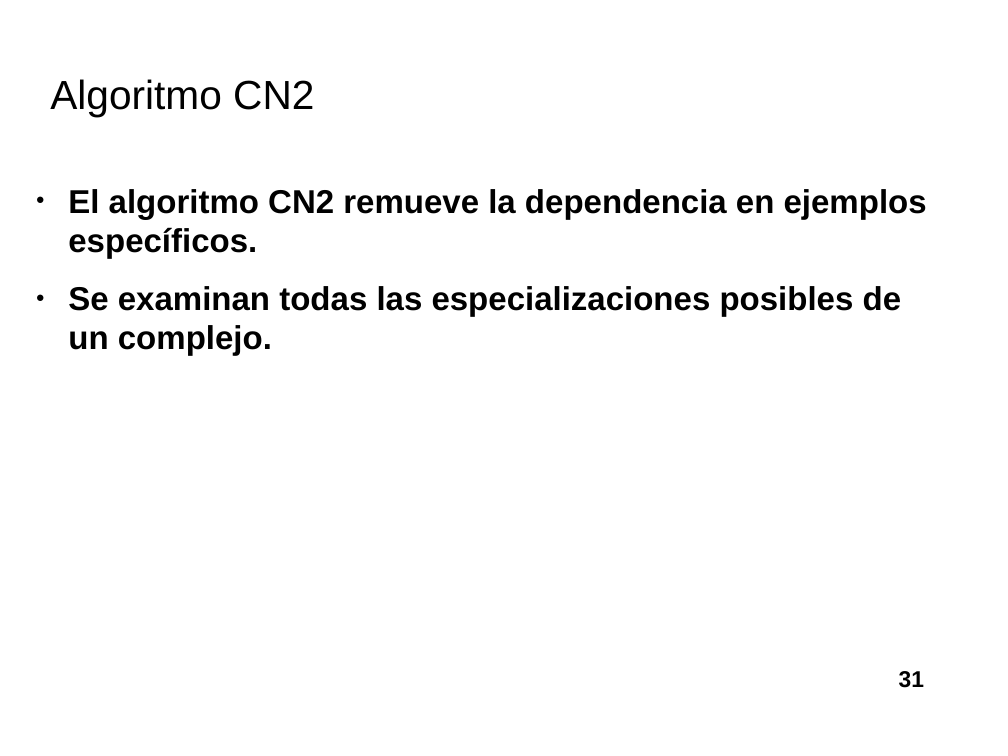
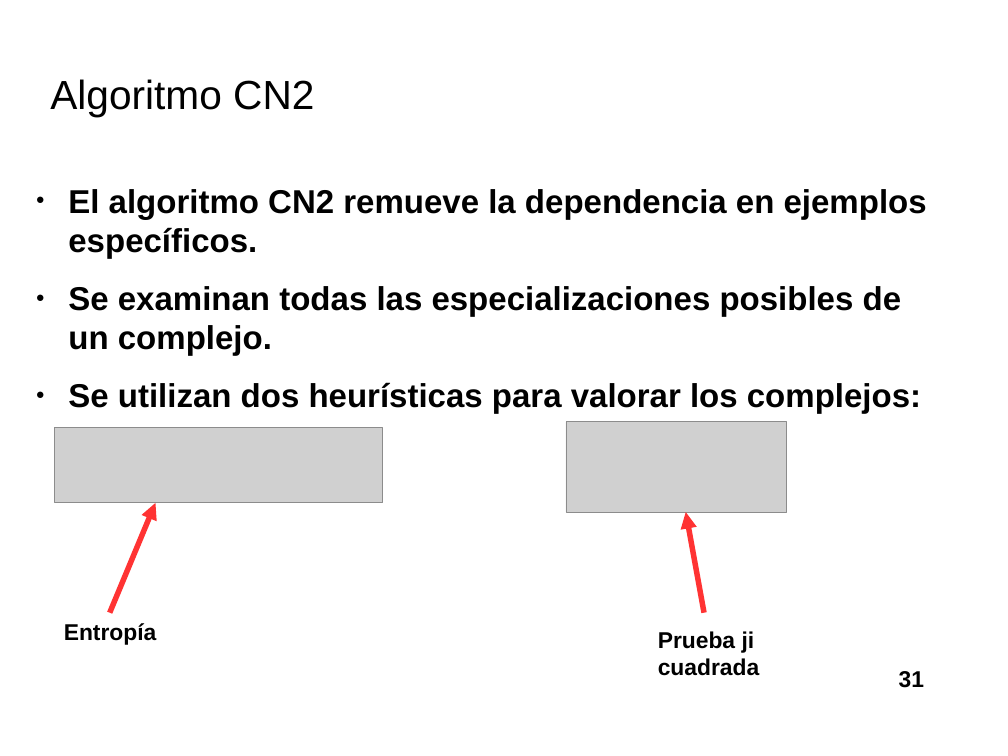
Before and after one commit to davidrmh/Thesis, a slide deck: slide 31 of presentaciones_finales/presentacion_seminario_B19.odp. Drawn at 1008x756 pixels with LibreOffice and Linux fonts; fonts in the diff are those of the drawing; grey boxes stand for pictures; background and template pictures are left out. Boxes give left, top, right and bottom in pixels: in the first picture for what was removed or moved away, otherwise in the second. Text is boxed around its words. In the diff, an @@ line names an element or a change of style, - is before the commit and + after.

```diff
--- a/presentaciones_finales/presentacion_seminario_B19.odp
+++ b/presentaciones_finales/presentacion_seminario_B19.odp
@@ text at (x1=68, y1=382, x2=921, y2=414): paragraph added @@
+● Se utilizan dos heurísticas para valorar los complejos:
@@ picture added at (x1=55, y1=428, x2=383, y2=503) @@
@@ picture added at (x1=566, y1=422, x2=787, y2=512) @@
@@ arrow added from (110, 613) to (155, 503), #FF3333 4.31 pt @@
@@ arrow added from (704, 613) to (686, 512), #FF3333 4.31 pt @@
@@ text added at (x1=64, y1=623, x2=157, y2=645), 18 pt, text #000000, bold @@
+Entropía
@@ text added at (x1=658, y1=631, x2=760, y2=676), 18 pt, text #000000, bold @@
+Prueba ji cuadrada
```
Also in this commit, not shown: 9 slides added.
